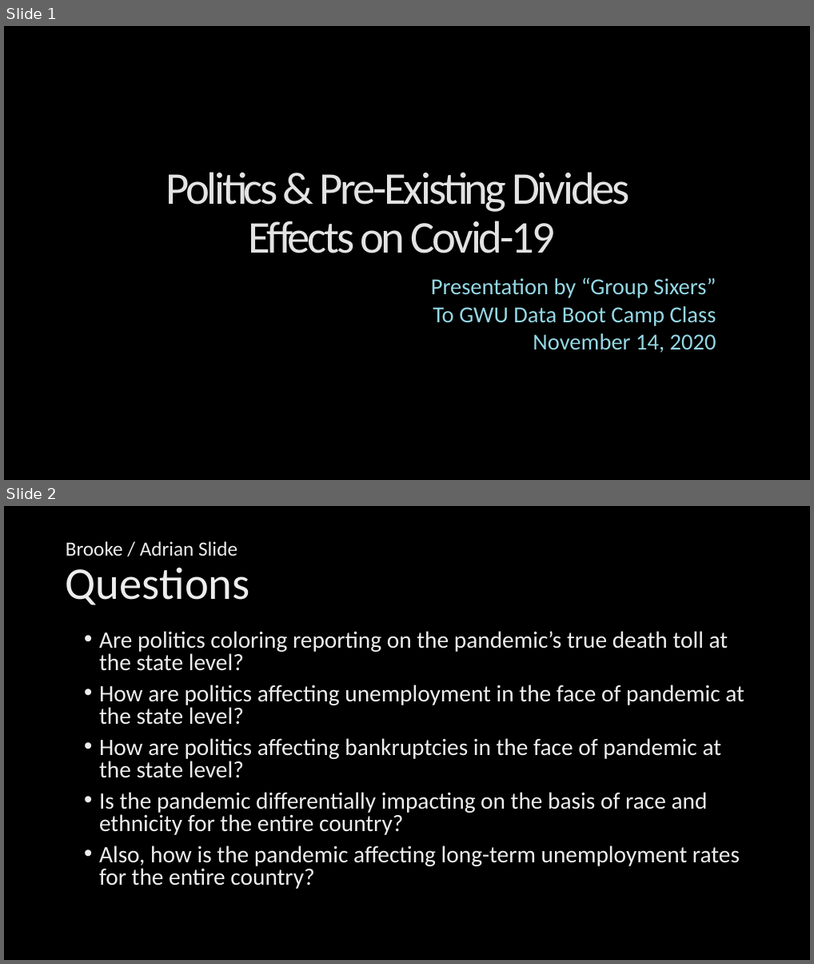
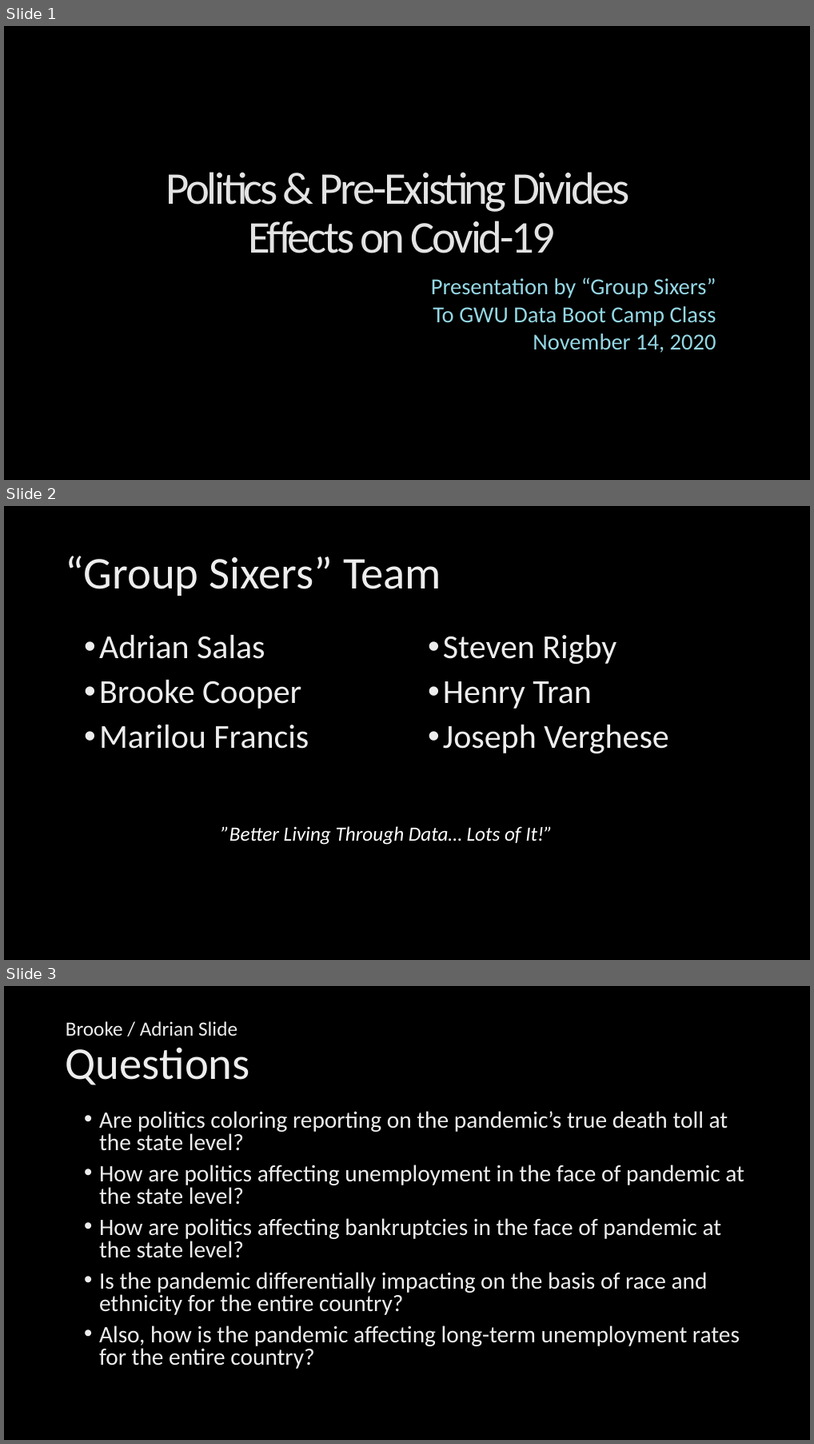
Before and after one commit to NUbee65/project-1-challenge, a slide deck: State Partisan Control affects on Covid - BrookC Variant.pptx. Shown one above the other, each under a label of ours: slides 1 and 2 before the commit, slides 1, 2 and 3 after it. The pictures are 814x964 and 814x1444 pixels, drawn with LibreOffice and Linux fonts; fonts in the diff are those of the drawing; background and template pictures are left out. Boxes give left, top, right and bottom in pixels: in the first picture for what was removed or moved away, otherwise in the second. Text is boxed around its words. In the diff, an @@ line names an element or a change of style, - is before the commit and + after.

```diff
--- a/State Partisan Control affects on Covid - BrookC Variant.pptx
+++ b/State Partisan Control affects on Covid - BrookC Variant.pptx
@@ slide 2 added at box(4, 506, 810, 960), background picture (left out) @@
@@ title added at box(66, 556, 442, 596), 54 pt, text gradient #BFBFBF to #EDEDED to #FFFFFF @@
+“Group Sixers” Team
@@ text added at box(99, 635, 309, 748), 40 pt, text gradient #BFBFBF to #EDEDED to #FFFFFF @@
+• Adrian Salas
+• Brooke Cooper
+• Marilou Francis
@@ text added at box(443, 635, 670, 754), 40 pt, text gradient #BFBFBF to #EDEDED to #FFFFFF @@
+• Steven Rigby
+• Henry Tran
+• Joseph Verghese
@@ text added at box(221, 826, 553, 844), 24 pt, text #FFFFFF, italic @@
+”Better Living Through Data… Lots of It!”
@@ what was slide 2 is now slide 3 @@
```
Also in this commit, not shown: 5 slides changed, 4 other slides added, 1 other file.
